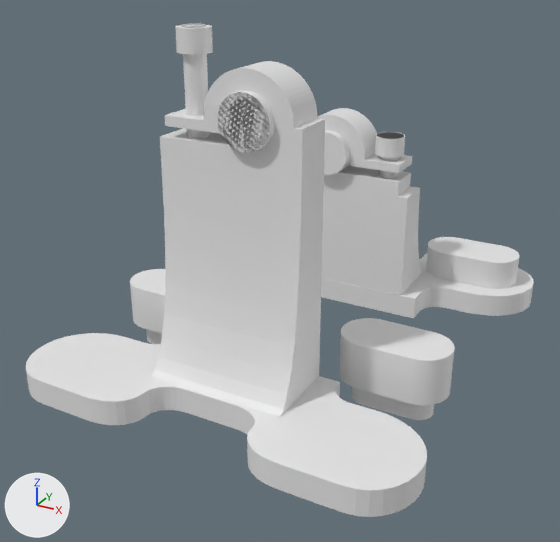
What one commit did to the Blender file Blender/Cuvette_Holder_v3.blend.
One viewpoint serves both versions: a camera (50 mm lens) standing at (67.2, -146.5, 75.7) and looking at (-2.0, -20.7, 12.8). Every picture has the same lights, and +X, +Y and +Z are marked at lower left. The older version comes first.

Before the edit, the objects in view are built like this:
```python
ob_baseplate_001 = bpy.data.objects.new('Baseplate.001', me_cube_006)
ob_baseplate_001.location = (0.0, 0.0, -2.5)
ob_baseplate_002 = bpy.data.objects.new('Baseplate.002', me_cube_005)
ob_baseplate_002.location = (0.0, -25.0, -2.5)
ob_baseplate_002.rotation_euler = (0.0, 0.0, 3.142)  # degrees (0, 0, 180)
ob_baseplate_002.scale = (32.1, 35.4, 2.5)
ob_collimator_holder = bpy.data.objects.new('Collimator Holder', me_cylinder_012)
ob_collimator_holder.location = (-4.0, 9.0, 30.8)
ob_collimator_holder_001 = bpy.data.objects.new('Collimator Holder.001', me_cylinder_006)
ob_collimator_holder_001.location = (4.1, -37.2, 30.8)
ob_collimator_tube = bpy.data.objects.new('Collimator Tube', me_cylinder_010)
ob_collimator_tube.location = (-4.0, 9.7, 30.8)
ob_collimator_tube.rotation_euler = (-1.571, 0.0, 0.0)  # degrees (-90, 0, 0)
ob_collimator_tube_001 = bpy.data.objects.new('Collimator Tube.001', me_cylinder_001)
ob_collimator_tube_001.location = (4.1, -37.9, 52.1)
ob_collimator_tube_001.rotation_euler = (-1.571, 0.0, 3.142)  # degrees (-90, 0, 180)
ob_cylinder_001 = bpy.data.objects.new('Cylinder.001', me_cylinder_013)
ob_cylinder_001.location = (8.4, 10.0, 26.0)
ob_cylinder_001.scale = (1.07, 1.07, 1.0)
ob_screw = bpy.data.objects.new('Screw', me_cylinder_011)
ob_screw.location = (8.4, 10.0, 26.0)
ob_screw_001 = bpy.data.objects.new('Screw.001', me_cylinder_004)
ob_screw_001.location = (-8.3, -38.2, 39.3)
ob_screw_001.rotation_euler = (0.0, 0.0, 3.142)  # degrees (0, 0, 180)
# also in view: 'Cylinder' at (0.0, 0.0, -3.2); 'Cylinder.002' at (0.0, 0.0, 1.9)
```
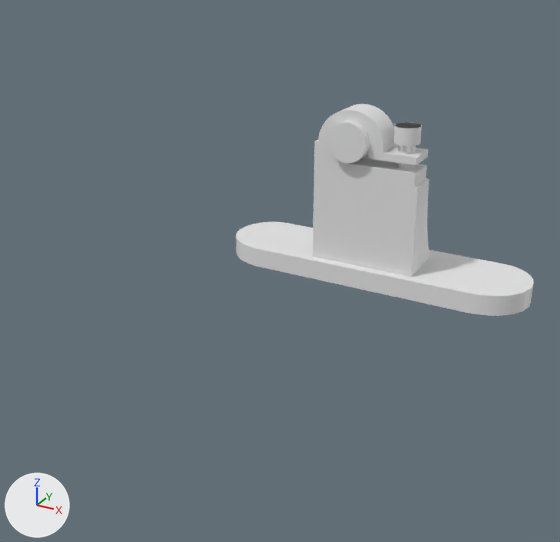
Where the newer file only moved an object's origin or applied its transform, the numbers keep the older frame.

Location of each change, [x1, y1, x2, y2] in pixels of the pictures (560 x 542 px; the box of a moved part takes in the faces that stretch with it):
'Collimator Holder.001', hidden
    before: [152, 61, 325, 417]
'Baseplate.002', hidden
    before: [26, 333, 427, 517]
'Collimator Holder', reshaped, moved, rescaled
    before: [317, 108, 425, 295]
    after: [313, 104, 433, 277]
'Cylinder.002', hidden
    before: [130, 237, 520, 405]
'Baseplate.001', reshaped
    before: [321, 253, 534, 318]
    after: [236, 222, 534, 316]
'Collimator Tube.001', hidden
    before: [218, 91, 274, 153]
'Screw.001', hidden
    before: [175, 23, 213, 138]
'Collimator Tube', moved
    before: [324, 130, 350, 175]
    after: [328, 121, 369, 163]
'Cylinder.001', moved, rescaled
    before: [375, 132, 405, 178]
    after: [394, 122, 422, 170]
'Cylinder', hidden (mostly hidden)
    before: [146, 329, 434, 420]
'Screw', moved
    before: [377, 132, 404, 139]
    after: [395, 122, 421, 128]
part 1 of me_cylinder_012, moved or reshaped
    before: [391, 187, 423, 295]
    after: [408, 178, 433, 277]
part 3 of me_cylinder_012, moved or reshaped
    before: [317, 108, 412, 293]
    after: [316, 104, 428, 276]
part 4 of me_cylinder_012, moved or reshaped (not visible before)
    after: [313, 140, 318, 257]
part 7 of me_cube_005, moved or reshaped (not visible afterwards)
    before: [26, 333, 427, 490]

The change, as a diff of the scene's bpy script:
```diff
--- a/Blender/Cuvette_Holder_v3.blend.py
+++ b/Blender/Cuvette_Holder_v3.blend.py
@@ me_cylinder_012 @@
-me_cylinder_012.from_pydata(...)  # 365 vertices, 333 faces; spans x -10.6..18.6, y -3.0..13.5, z -35.7..8.2
+me_cylinder_012.from_pydata(...)  # 365 vertices, 333 faces; spans x -9.2..17.0, y -3.0..13.5, z -35.7..7.2
+# me_cylinder_012 part 1: all 2 vertices in x 18.6, y -3.0..5.0, z -7.7 are moved by (-1.5, 0.0, -1.0)
+# me_cylinder_012 part 2: all 10 vertices in x 18.6, y -3.0..13.5, z -35.7..-12.3 are moved by (-1.5, 0.0, 0.0)
+# me_cylinder_012 part 3: all 196 vertices in x -8.3..16.3, y -3.0..5.0, z -7.8..8.2 are moved by (0.0, 0.0, -1.0)
+# me_cylinder_012 part 4: all 3 vertices in x -10.6, y -3.0..5.0, z -1.0..-0.2 are moved by (1.4, 0.0, -1.0)
+# me_cylinder_012 part 5: all 10 vertices in x -10.6, y -3.0..13.5, z -35.7..-6.9 are moved by (1.4, 0.0, 0.0)
@@ me_cube_006 @@
-me_cube_006.from_pydata(...)  # 236 vertices, 156 faces; spans x -39.6..39.6, y 5.9..35.4, z -2.5..2.5
+me_cube_006.from_pydata(...)  # 116 vertices, 60 faces; spans x -39.6..39.6, y 14.6..35.4, z -2.5..2.5
+# me_cube_006 part 6
+# 120 vertices are removed from x -22.2..22.2, y 5.9..35.4, z -2.5..2.5
+# 156 faces are deleted
+# 60 new faces join them
@@ me_cube_005 @@
 # used by ob_baseplate_002; location = (0.0, -25.0, -2.5); rotation_euler = (0.0, 0.0, 3.142), in degrees (0, 0, 180); scale = (32.1, 35.4, 2.5)
-me_cube_005.from_pydata(...)  # 232 vertices, 150 faces; spans x -1.23..1.23, y 0.26..1.0, z -1.0..1.0
+me_cube_005.from_pydata(...)  # 232 vertices, 150 faces; spans x -1.23..1.23, y 0.34..1.0, z -1.0..1.0
+# me_cube_005 part 7: 92 of 232 vertices moved; they spanned x -0.69..0.69, y 0.26..0.96, z -1.0..1.0 and now span x -0.69..0.69, y 0.34..0.98, z -1.0..1.0; mean shift (0.0, 0.07, 0.0); largest move (-0.19, 0.7, -1.0) -> (-0.19, 0.8, -1.0)
@@ ob_collimator_tube @@
 ob_collimator_tube = bpy.data.objects.new('Collimator Tube', me_cylinder_010)
-ob_collimator_tube.location = (-4.0, 9.7, 30.8)
+ob_collimator_tube.location = (-4.0, 20.6, 30.8)
 ob_collimator_tube.rotation_euler = (-1.571, 0.0, 0.0)  # degrees (-90, 0, 0)
@@ ob_screw @@
 ob_screw = bpy.data.objects.new('Screw', me_cylinder_011)
-ob_screw.location = (8.4, 10.0, 26.0)
+ob_screw.location = (8.4, 20.8, 26.0)
@@ ob_collimator_holder @@
 ob_collimator_holder = bpy.data.objects.new('Collimator Holder', me_cylinder_012)
-ob_collimator_holder.location = (-4.0, 9.0, 30.8)
+ob_collimator_holder.location = (-4.0, 19.8, 30.8)
 _m = ob_collimator_holder.modifiers.new('Boolean', 'BOOLEAN')
@@ ob_collimator_tube_001 @@
 ob_collimator_tube_001 = bpy.data.objects.new('Collimator Tube.001', me_cylinder_001)
-ob_collimator_tube_001.location = (4.1, -37.9, 52.1)
+ob_collimator_tube_001.location = (4.1, -40.9, 52.1)
 ob_collimator_tube_001.rotation_euler = (-1.571, 0.0, 3.142)  # degrees (-90, 0, 180)
+ob_collimator_tube_001.hide_set(True)  # its collection is switched off
@@ ob_screw_001 @@
 ob_screw_001 = bpy.data.objects.new('Screw.001', me_cylinder_004)
-ob_screw_001.location = (-8.3, -38.2, 39.3)
+ob_screw_001.location = (-8.3, -41.2, 39.3)
 ob_screw_001.rotation_euler = (0.0, 0.0, 3.142)  # degrees (0, 0, 180)
+ob_screw_001.hide_set(True)  # its collection is switched off
@@ ob_collimator_holder_001 @@
 ob_collimator_holder_001 = bpy.data.objects.new('Collimator Holder.001', me_cylinder_006)
-ob_collimator_holder_001.location = (4.1, -37.2, 30.8)
+ob_collimator_holder_001.location = (4.1, -40.2, 30.8)
 _m = ob_collimator_holder_001.modifiers.new('Boolean', 'BOOLEAN')
@@ ob_collimator_holder_001 @@
 _m = ob_collimator_holder_001.modifiers.new('Boolean', 'BOOLEAN')
 _m.operand_type = 'COLLECTION'
+ob_collimator_holder_001.hide_set(True)  # its collection is switched off
@@ ob_baseplate_002 @@
 _m = ob_baseplate_002.modifiers.new('Boolean', 'BOOLEAN')
 _m.operand_type = 'COLLECTION'
+ob_baseplate_002.hide_set(True)  # its collection is switched off
@@ ob_cylinder @@
 ob_cylinder.scale = (1.0, 1.0, 0.264)
+ob_cylinder.hide_set(True)  # its collection is switched off
@@ ob_cylinder_002 @@
 ob_cylinder_002.scale = (1.85, 1.85, 0.264)
+ob_cylinder_002.hide_set(True)  # its collection is switched off
@@ ob_cylinder_001 @@
 ob_cylinder_001 = bpy.data.objects.new('Cylinder.001', me_cylinder_013)
-ob_cylinder_001.location = (8.4, 10.0, 26.0)
-ob_cylinder_001.scale = (1.07, 1.07, 1.0)
+ob_cylinder_001.location = (8.4, 20.8, 26.0)
+ob_cylinder_001.scale = (1.04, 1.04, 1.0)
```
